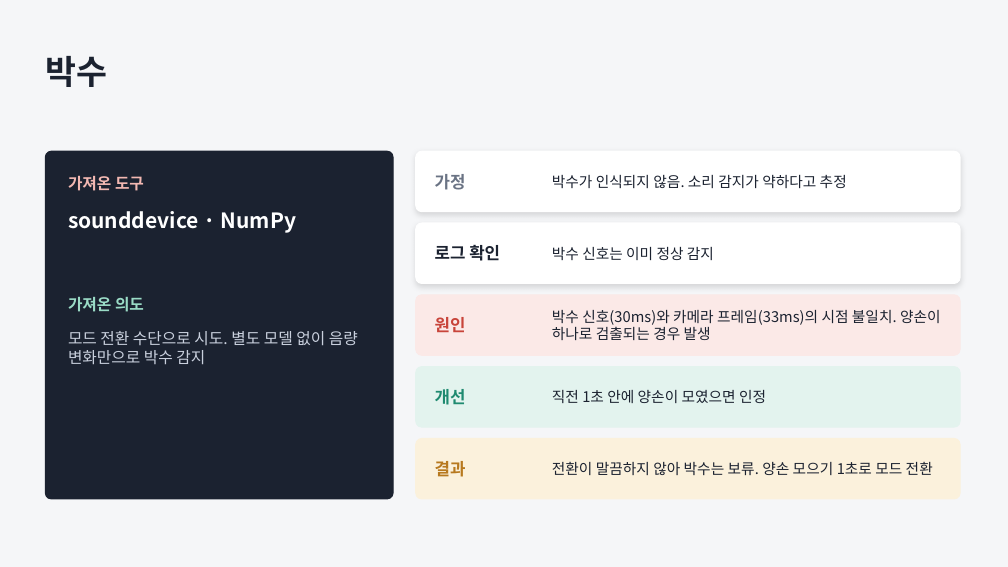
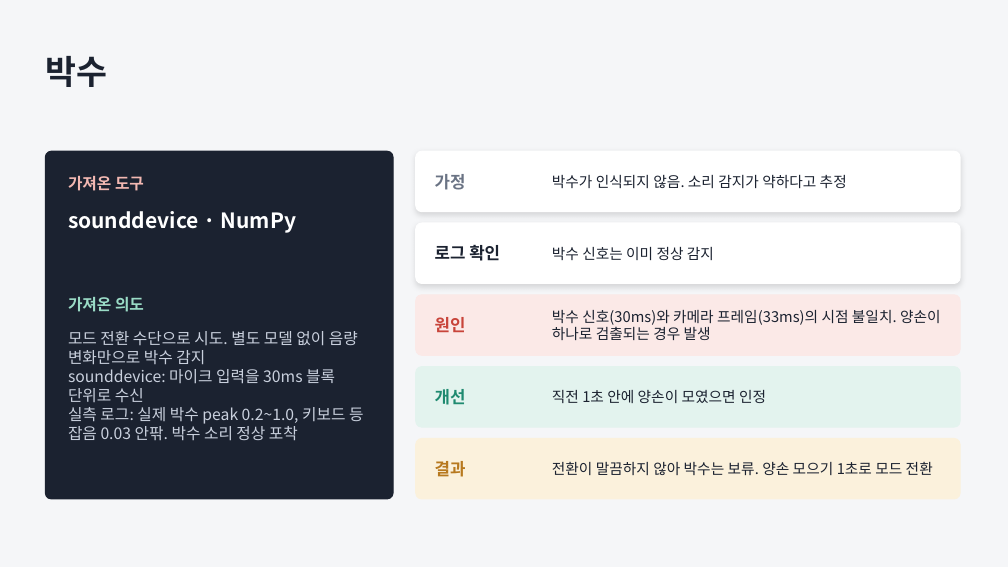
Before and after one commit to JungUH-0/JungPra, a slide deck: slide 10 of pythonpra/myproject/ppt/assistant_portfolio.pptx. Drawn at 1008x567 pixels with LibreOffice and Linux fonts; fonts in the diff are those of the drawing. Boxes give left, top, right and bottom in pixels: in the first picture for what was removed or moved away, otherwise in the second. Text is boxed around its words. In the diff, an @@ line names an element or a change of style, - is before the commit and + after.

```diff
--- a/pythonpra/myproject/ppt/assistant_portfolio.pptx
+++ b/pythonpra/myproject/ppt/assistant_portfolio.pptx
@@ text at <box>68,369,363,441</box>: paragraphs added @@
+sounddevice: 마이크 입력을 30ms 블록 단위로 수신
+실측 로그: 실제 박수 peak 0.2~1.0, 키보드 등 잡음 0.03 안팎. 박수 소리 정상 포착
```
Also in this commit, not shown: 2 other slides changed, 2 other files.
